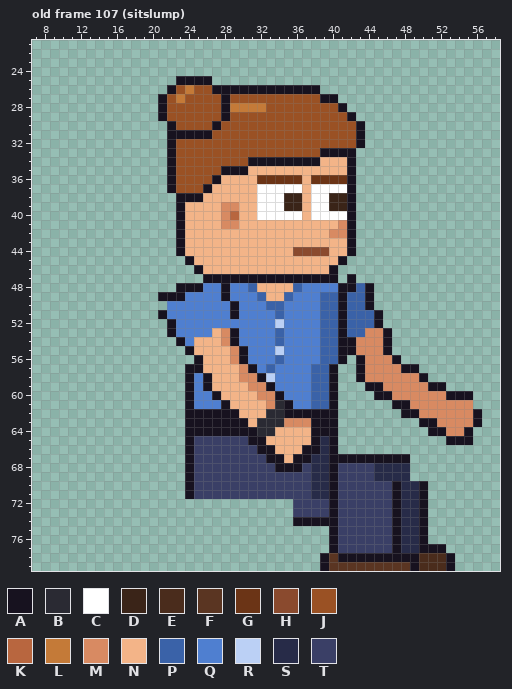
Pixel-art file, stored at sprites/custom/custom_intern_bun_right_anim.aseprite. Above: the version before the commit.
64x80 pixels, 129 frames. Colours within 5 levels of each other are drawn and written as one. Shown: old frame 107 (sitslump): x 7..58, y 21..79. The commit also changed other frames, which this record leaves out.
Visible layers, top first: "Arm Top", "Hair", "Face", "Watch", "Near Arm", "Collar", "Belt", "Shirt", "Body", "Back Arm", "Pants", "Shoes".
Palette (. is transparent): A #17121f  B #2a2a33  C #ffffff  D #3a2418  E #4a2c1c  F #5a3522  G #6b3416  H #8a4a2e  J #9a5124  K #b8663f  L #c47a38  M #d88a62  N #f3b488  P #3a62a8  Q #4f7fd0  R #bbd0f5  S #272b48  T #3a3f66
Pixels before, old frame 107 (sitslump) (only the part around the change), first column x 18:
36 ....AJJJJANNNNGGGGGNGGGGA................
37 ....AJJJANNNNNCCCCCNCCCCA................
38 .....AAANNNNNNCCCDDNCCDDA................
39 .....ANNNNMMNNCCCDDNCCDDA................
40 .....ANNNNMKNNCCCCCNCCCCA................
41 .....ANNNNMMNNNNNNNNNNNMA................
42 .....ANNNNNNNNNNNNNNNNMMA................
43 .....ANNNNNNNNNNNNNNNNNNA................
44 .....ANNNNNNNNNNNNHHHHNNA................
45 ......ANNNNNNNNNNNNNNNNA.................
46 .......ANNNNNNNNNNNNNNA..................
47 ........AAAAAAAAAAAAAAA.A................
48 .....AAAQQAQQPNNNNPQQQQAAPA..............
49 ...AAAQQQQAQQQPNNPQQQPPAPPA..............
50 ....QQQQQQQAQQQPPQQQQPPAPPA..............
51 ...AQQQQQQQAQQQQPQQQQPPAPPPA.............
52 ....AQQQQQQQQQQQRQQQQPPAPPPA.............
53 ....AQQQQNMAQQQQPQQQQPPAPPMMA............
54 .....AQNNNMAQQQQPQQQQPPAAMMMA............
55 ......ANNNNMAQQQRQQQQPPAAMMMA............
56 .......ANNNMAQQQPQQQQPPA.AMMMA...........
57 ......AANNNNMAQPQQQQPPA..AMMMMAA.........
58 ......AQANNNMMARQQQQPPA..AMMMMMMA........
59 ......AQANNNNMMAQQQQPPA...AAMMMMMAA......
60 ......AQQANNNNMMAQQQPPA....AAMMMMMMAAA...
61 ......AQQQANNNNMBAQQPPA......AAMMMMMMM...
62 ......AAAAAANNNBBAAAAAA.......AAMMMMMMA..
63 ......AAAAAAANBBBMMMAAA.........AAMMMMA..
64 ......AAAAAAAABBNNNNAAA..........AAMMA...
65 ......ATTTTTTAANNNNNASA............AAA...
66 ......ATTTTTTTAANNNAASA..................
67 ......ATTTTTTTTAANAASSAAAAAAAAA..........
68 ......ATTTTTTTTTAAATSSATTTTSSSS..........
69 ......ATTTTTTTTTTTTTSSATTTTSSSS..........
70 ......ATTTTTTTTTTTTTSSATTTTTTASSA........
71 ......ATTTTTTTTTTTTTSSATTTTTTASSA........
72 ..................TTTTATTTTTTASSA........
73 ..................TTTTATTTTTTASSA........
74 ..................AAAAATTTTTTASSA........
75 ......................ATTTTTTASSA........
76 ......................ATTTTTTASSA........
77 ......................ATTTTTTASSAAA......
78 .....................AFAAAAAAAAAEEEA.....
79 .....................AFFFFFFFFFAEEEA.....
After the commit:
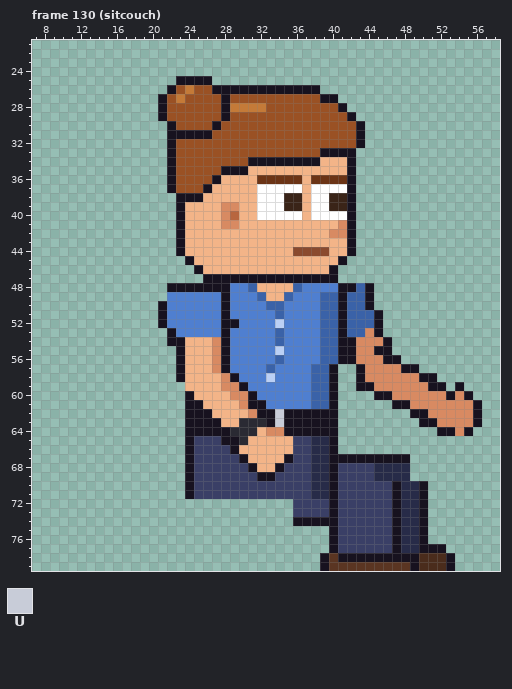
Colours new in this view: U #c8ccd8
A new or re-ordered frame is compared with the old frame closest to it.
Diff:
frames 129 -> 135
Frame 130 (sitcouch) is new; against old frame 107 (sitslump), layers "Watch", "Near Arm", "Back Arm":
y 47: x 42 A -> .
y 48: x 22 . -> A; x 26..27 QQ -> AA
y 49: x 21..23 AAA -> .QQ
y 50: x 21 . -> A; x 28..29 QA -> AQ
y 51: x 28..29 QA -> AQ
y 52: x 21..22 .A -> AQ; x 28..29 QQ -> AA
y 53: x 27..29 NMA -> QAQ; x 45..46 MA -> A.
y 54: x 22 . -> A; x 24 Q -> N; x 27..29 NMA -> MAQ
y 55: x 23..24 .A -> AN; x 27..30 NNMA -> MAQQ; x 45 M -> A
y 56: x 23..25 ..A -> ANN; x 27..30 NNMA -> MAQQ; x 42..43 .A -> AM; x 46 M -> A
y 57: x 23..25 .AA -> ANN; x 27..31 NNNMA -> MAQQQ
y 58: x 23..26 .AQA -> ANNN; x 28..32 NNMMA -> MAQQQ; x 51 . -> A
y 59: x 24..26 AQA -> NNN; x 28..33 NNNMMA -> MMAQQQ; x 43 . -> A; x 45 A -> M; x 54 . -> A
y 60: x 25..27 QQA -> NNN; x 29..34 NNNMMA -> MMAQQQ; x 54 A -> M
y 61: x 25..28 QQQA -> ANNN; x 30..35 NNNMBA -> MAAQQQ; x 56 . -> A
y 62: x 27..29 AAA -> NNN; x 31..34 NNBB -> MAAU; x 48 A -> .; x 50 M -> A
y 63: x 28..31 AAAN -> NNBB; x 33..37 BBMMM -> AUAAA
y 64: x 29..37 AAABBNNNN -> BBBNMMAAA; x 51 A -> .; x 53 M -> A
y 65: x 28..32 TTTAA -> AABNN; x 36..38 NNA -> TTS; x 53..55 AAA -> ...
y 66: x 29..33 TTTAA -> ANNNN; x 36..38 NAA -> TTS
y 67: x 30..37 TTTAANAA -> ANNNNATT
y 68: x 31..33 TTT -> ANN; x 35..36 AA -> TT
y 69: x 32..33 TT -> AA
Where, in picture pixels (left, top, right, bottom), the same in both pictures:
erased: (347, 274, 356, 283)
changed: (158, 283, 320, 481)
changed: (347, 328, 482, 445)
